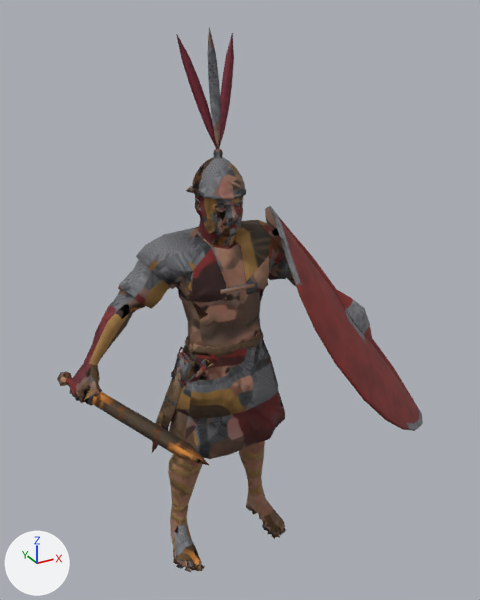
Renders of the glTF model public/battles/models/roman-legionary.glb from each side of a commit.
Rendered twice from a 50 mm lens placed at (-1.053, -2.044, 2.152), pointed at (0.069, -0.004, 1.132). Lighting does not change. The marker at lower left points along +X, +Y and +Z. The older version comes first. Objects named as collision shapes, trigger or cutter boxes, shadow casters or lower levels of detail are left out. Vertices at exactly the same position are counted once.

The older version as bpy lines, for what is in view:
```python
me_lod0 = bpy.data.meshes.new('LOD0')
me_lod0.from_pydata(...)  # 4389 vertices, 7483 faces; spans x -0.63..0.96, y -0.58..0.38, z -0.01..2.09
me_lod0.materials.append(mat_roman_legionary)
ob_lod0 = bpy.data.objects.new('LOD0', me_lod0)
ob_lod0.location = (0.0, 0.0, 0.0)
```
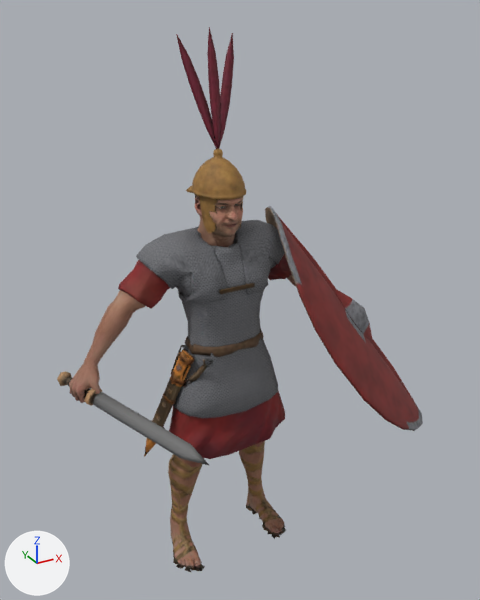
The edits, one by one:
me_lod0 has 4389 vertices, 7483 faces and spans x -0.63..0.96, y -0.58..0.38, z -0.01..2.09.
me_lod0 is used by ob_lod0; location (0.0, 0.0, 0.0).
me_lod0 part 1: 122 of 4389 vertices moved; they spanned x -0.29..-0.1, y -0.11..0.08, z 0.5..0.98 and now span x -0.33..-0.1, y -0.11..0.08, z 0.5..0.98; mean shift (-0.01, 0.0, 0.0); largest move (-0.29, 0.08, 0.5) -> (-0.11, -0.11, 0.96).
me_lod0 part 2: 6427 kept faces spanning x -0.63..0.96, y -0.58..0.38, z -0.01..2.09 get new texture (UV) coordinates.

What differs and where, as boxes (x1, y1, x2, y2) in the pictures (480 x 600 px; the box of a moved part takes in the faces that stretch with it):
part 1 of me_lod0, moved or reshaped
    before: (152, 347, 214, 453)
    after: (144, 345, 214, 457)
part 2 of me_lod0, surface changed
    both: (57, 27, 296, 572)
